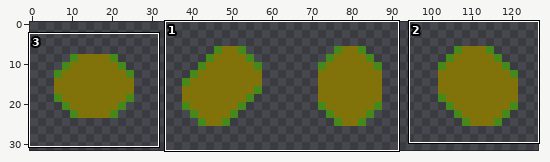
File history of a sprite sheet, GMTK2021/assets/Uninspired_Mudball.png. Above: a wide view before the commit, with the close-up outlined.
Close-up. Earlier state:
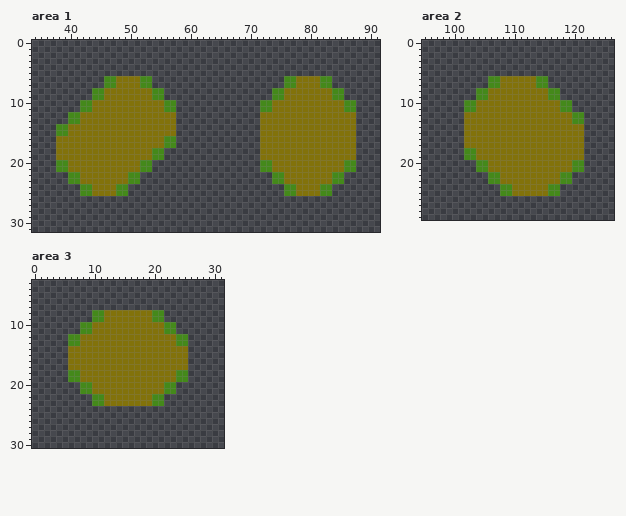
The file is 128x32 pixels. Shown: area 1: x 34..91, y 0..31; area 2: x 95..126, y 0..29; area 3: x 0..31, y 3..30. The wide view leaves out empty margins.
New version:
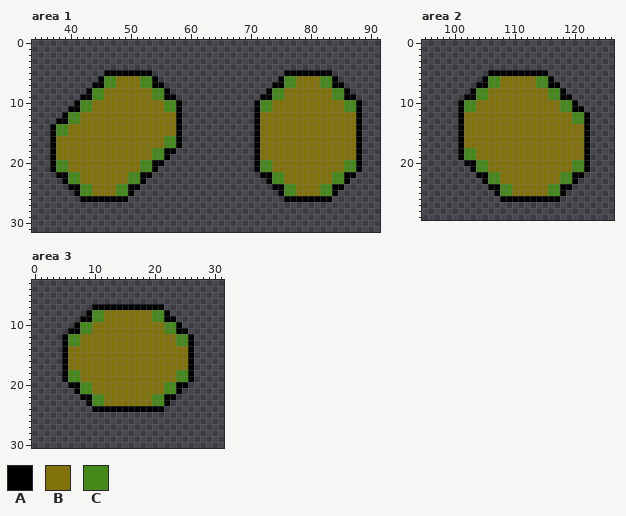
Palette (. is transparent): A #000000  B #82720a  C #44891a
Author's note on the commit: added black outline around mudball so i could see it better
Change:
Area 1:
Colour A is added in row 5 at x 46 to 53 and 76 to 83; in row 6 at x 45, 54, 75 and 84; in row 7 at x 44 to 45, 54 to 55, 74 to 75 and 84 to 85; in row 8 at x 43, 56, 73 and 86; in row 9 at x 42 to 43, 56 to 57, 72 to 73 and 86 to 87; in row 10 at x 41, 58, 71 and 88.
Colour A is added in row 11 at x 40 to 41, 58, 71 and 88; in row 12 at x 39, 58, 71 and 88; in row 13 at x 38 to 39, 58, 71 and 88; in rows 14 to 17 at x 37, 58, 71 and 88; in row 18 at x 37, 56 to 57, 71 and 88; in row 19 at x 37, 56, 71 and 88.
Colour A is added in row 20 at x 37, 54 to 55, 71 and 88; in row 21 at x 37, 54, 71 and 88; in row 22 at x 38 to 39, 52 to 53, 72 to 73 and 86 to 87; in row 23 at x 39, 52, 73 and 86; in row 24 at x 40 to 41, 50 to 51, 74 to 75 and 84 to 85; in row 25 at x 41, 50, 75 and 84.
Colour A is added in row 26 at x 42 to 49 and 76 to 83.
Area 2:
Colour A is added in row 5 at x 106 to 115; in row 6 at x 105 and 116; in row 7 at x 104 to 105 and 116 to 117; in row 8 at x 103 and 118; in row 9 at x 102 to 103 and 118 to 119; in row 10 at x 101 and 120.
Colour A is added in row 11 at x 101 and 120 to 121; in rows 12 to 19 at x 101 and 122; in row 20 at x 102 to 103 and 122; in row 21 at x 103 and 122; in row 22 at x 104 to 105 and 120 to 121; in row 23 at x 105 and 120.
Colour A is added in row 24 at x 106 to 107 and 118 to 119; in row 25 at x 107 and 118; in row 26 at x 108 to 117.
Area 3:
Colour A is added in row 7 at x 10 to 21; in row 8 at x 9 and 22; in row 9 at x 8 to 9 and 22 to 23; in row 10 at x 7 and 24; in row 11 at x 6 to 7 and 24 to 25; in rows 12 to 19 at x 5 and 26.
Colour A is added in row 20 at x 6 to 7 and 24 to 25; in row 21 at x 7 and 24; in row 22 at x 8 to 9 and 22 to 23; in row 23 at x 9 and 22; in row 24 at x 10 to 21.
Pixel boxes of the changes (left, top, right, bottom) in both close-ups:
added: (50, 70, 182, 202)
added: (254, 70, 362, 202)
added: (458, 70, 590, 202)
added: (62, 304, 194, 412)
